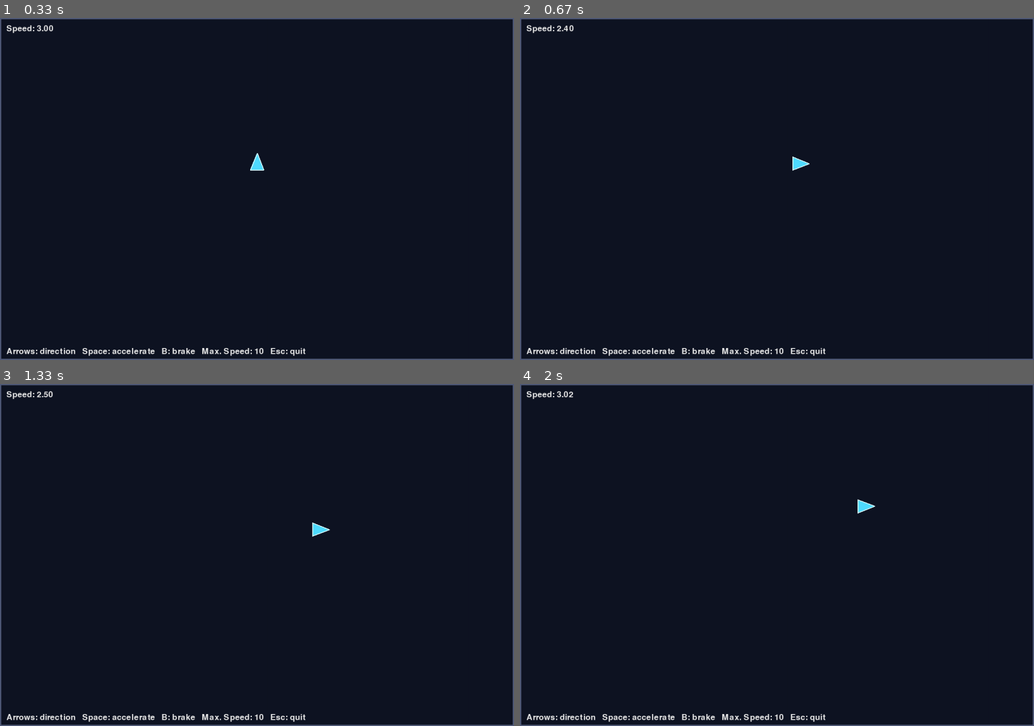
Above: before the commit, frames 1-4 (two rows, left to right).
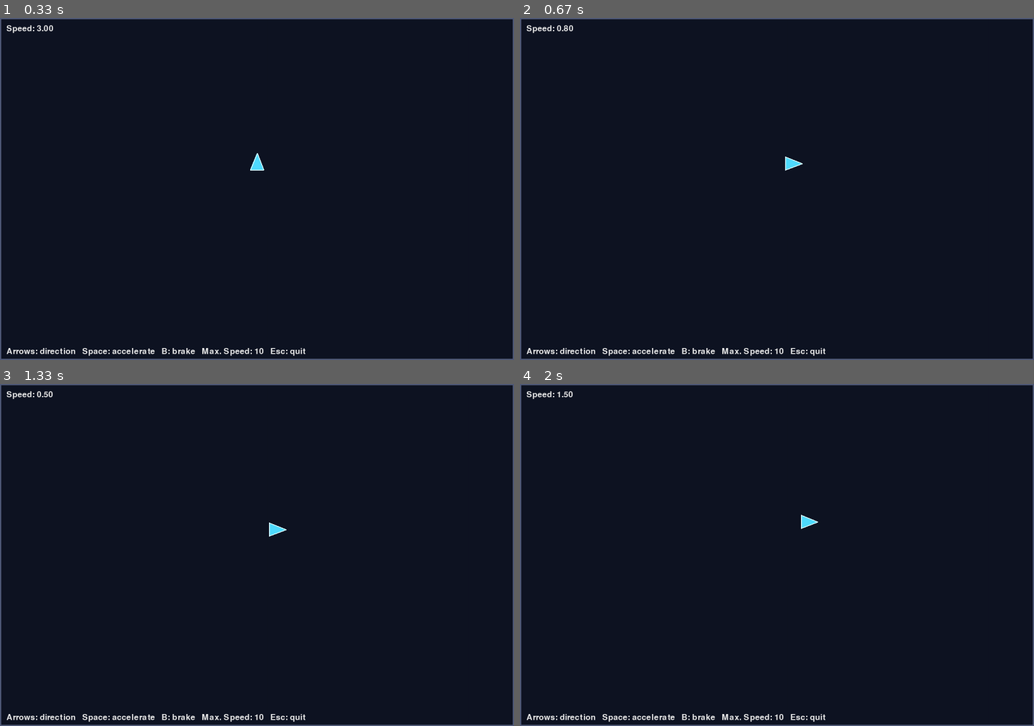
Above: after the commit, the same moments.

Repository: mike-lima-uno/pygame_spaceship
Game: pygame game, started from run.py
Two runs of this game, one before a commit and one after it. Both use one fixed random seed, a clock stepped at 60 frames per second and the inputs below.
Inputs:
- Up to frame 1 (0.33 s): no input
- Up to frame 2 (0.67 s): hold B from 0.33 s (still down); hold Right from 0.33 s (still down)
- Up to frame 3 (1.33 s): release B at 0.8 s; release Right at 0.8 s; hold Right 0.83-1.3 s; tap Space at 0.9, 1.2 s; tap B at 0.98 s
- Up to frame 4 (2 s): hold Up 1.33-1.63 s; tap Space at 1.4, 1.73 s; hold Right from 1.67 s (still down)

Frame 1 is identical in both runs. In frame 2, 0.2% of the frame differs, in the area x 7-57%, y 2-45%; in frame 3, 0.2%; in frame 4, 0.2%, in the area x 7-70%, y 2-43%.

Commit message:
added settings and game self.state menu, playing, paused and game over. method Game.draw() changed

Diff:
--- a/src/game.py
+++ b/src/game.py
@@ -24,6 +24,7 @@
         )
 
         self.running = True
+        self.state = settings.PLAYING
 
     def handle_events(self):
         for event in pygame.event.get():
@@ -38,6 +39,8 @@
             self.handle_key_pressed(keys)
 
     def handle_key_down(self, key):
+        """supports handle_events when a key downs"""
+
         if key == pygame.K_ESCAPE:
             self.running = False
 
@@ -66,11 +69,14 @@
         #     pass
 
     def handle_key_pressed(self, keys):
+        """supports handle_events when a key is hold pressed.
+        accel. / brake factor means it effects a factor of keydown a loop"""
+
         if keys[pygame.K_SPACE]:
-            self.ship.accelerate(0.1)
+            self.ship.accelerate(0.5)
 
         elif keys[pygame.K_b]:
-            self.ship.brake(0.1)
+            self.ship.brake(0.5)
 
         # - - - idle - - -
         # else:
@@ -81,6 +87,24 @@
         self.ship.update()
 
     def draw(self):
+        if self.state == settings.MENU:
+            self.draw_menu()
+
+        elif  self.state == settings.PLAYING:
+            self.draw_game()
+
+        elif  self.state == settings.PAUSED:
+            self.draw_pause()
+
+        elif  self.state == settings.GAME_OVER:
+            self.draw_gameover()
+
+    def draw_menu(self):
+        """supports draw: menu initial screen"""
+        pass
+
+    def draw_game(self):
+        """supports draw: playing state"""
         self.screen.fill(settings.BACKGROUND_COLOR)
 
         # Window boundary.
@@ -119,6 +143,15 @@
 
         pygame.display.flip()
 
+    def draw_pause(self):
+        """supports draw: pause state"""
+        pass
+
+    def draw_gameover(self):
+        """supports draw: gameover state state"""
+        pass
+
+
     def run(self):
         """while self.running: play, else: quit"""
         while self.running:
--- a/src/settings.py
+++ b/src/settings.py
@@ -30,3 +30,9 @@
 DOWN = pygame.Vector2(0, 1)
 LEFT = pygame.Vector2(-1, 0)
 RIGHT = pygame.Vector2(1, 0)
+
+# game state
+MENU = 0
+PLAYING = 1
+PAUSED = 2
+GAME_OVER = 3
Not shown, changed: README.md
